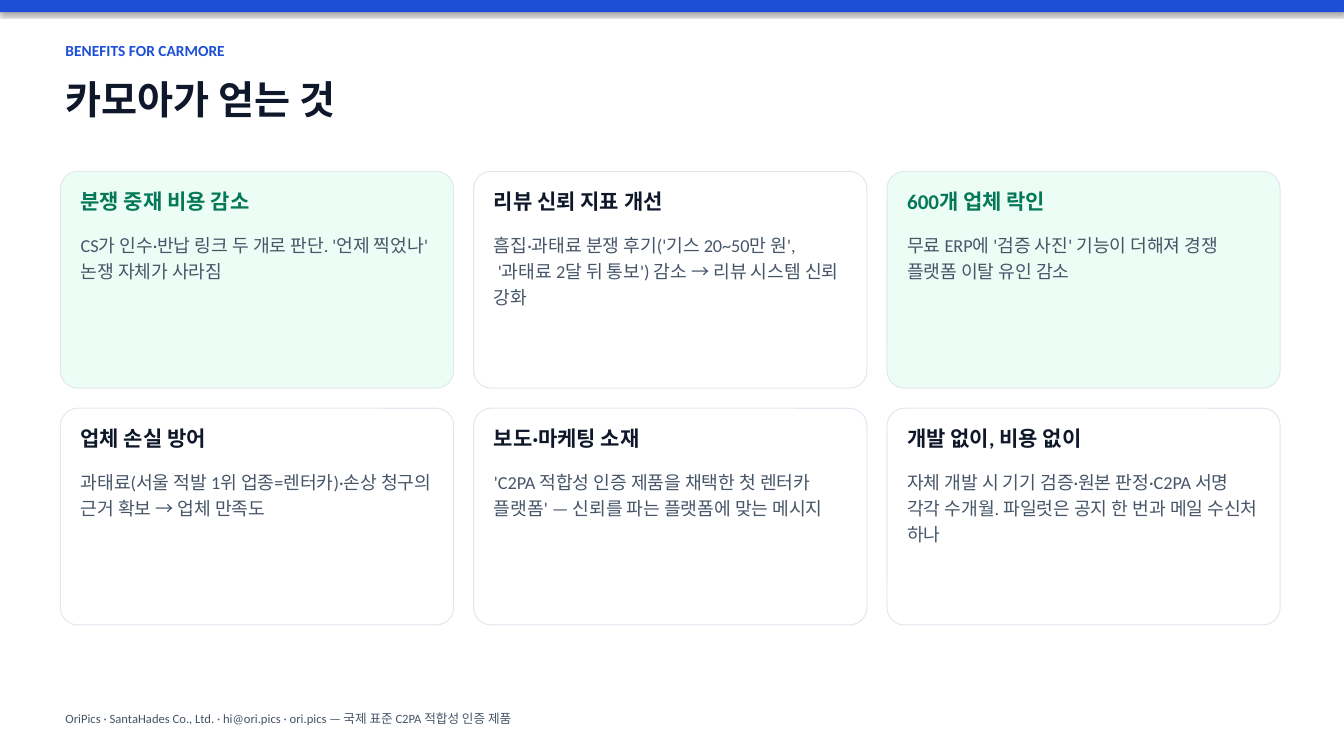
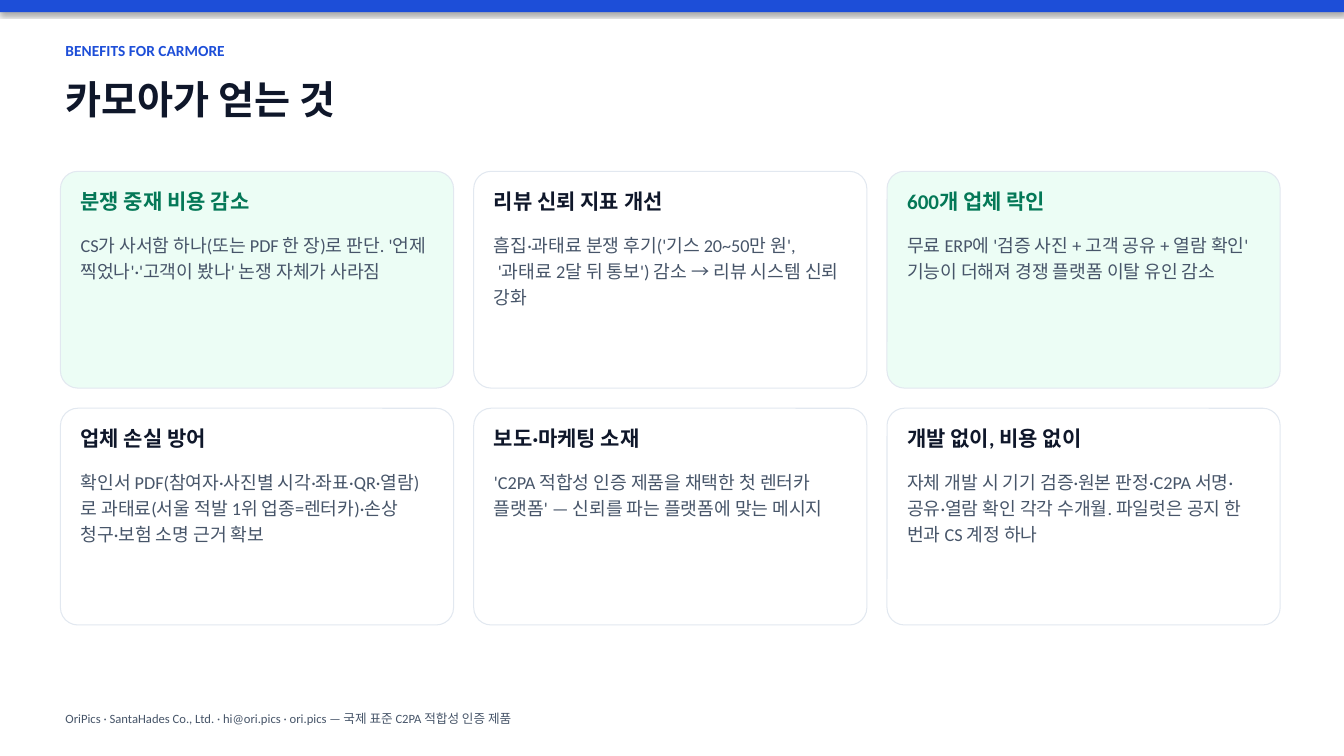
Before and after one commit to SantaHades/OriPics-MVP-Front, a slide deck: slide 9 of docs/gtm/proposal-carmore.pptx (slide 8 before the commit). Drawn at 1344x756 pixels with LibreOffice and Linux fonts; fonts in the diff are those of the drawing. Boxes give left, top, right and bottom in pixels: in the first picture for what was removed or moved away, otherwise in the second. Text is boxed around its words. In the diff, an @@ line names an element or a change of style, - is before the commit and + after.

```diff
--- a/docs/gtm/proposal-carmore.pptx
+++ b/docs/gtm/proposal-carmore.pptx
@@ text at [81, 237, 426, 280]: text changed @@
-CS가 인수·반납 링크 두 개로 판단. '언제 찍었나' 논쟁 자체가 사라짐
+CS가 사서함 하나(또는 PDF 한 장)로 판단. '언제 찍었나'·'고객이 봤나' 논쟁 자체가 사라짐
@@ text at [907, 237, 1248, 280]: text changed @@
-무료 ERP에 '검증 사진' 기능이 더해져 경쟁 플랫폼 이탈 유인 감소
+무료 ERP에 '검증 사진 + 고객 공유 + 열람 확인' 기능이 더해져 경쟁 플랫폼 이탈 유인 감소
@@ text at [81, 474, 419, 543]: text changed @@
-과태료(서울 적발 1위 업종=렌터카)·손상 청구의 근거 확보 → 업체 만족도
+확인서 PDF(참여자·사진별 시각·좌표·QR·열람)로 과태료(서울 적발 1위 업종=렌터카)·손상 청구·보험 소명 근거 확보
@@ text at [907, 474, 1242, 543]: text changed @@
-자체 개발 시 기기 검증·원본 판정·C2PA 서명 각각 수개월. 파일럿은 공지 한 번과 메일 수신처 하나
+자체 개발 시 기기 검증·원본 판정·C2PA 서명·공유·열람 확인 각각 수개월. 파일럿은 공지 한 번과 CS 계정 하나
```
Also in this commit, not shown: 6 other slides changed, 1 slide added, 3 other files.
